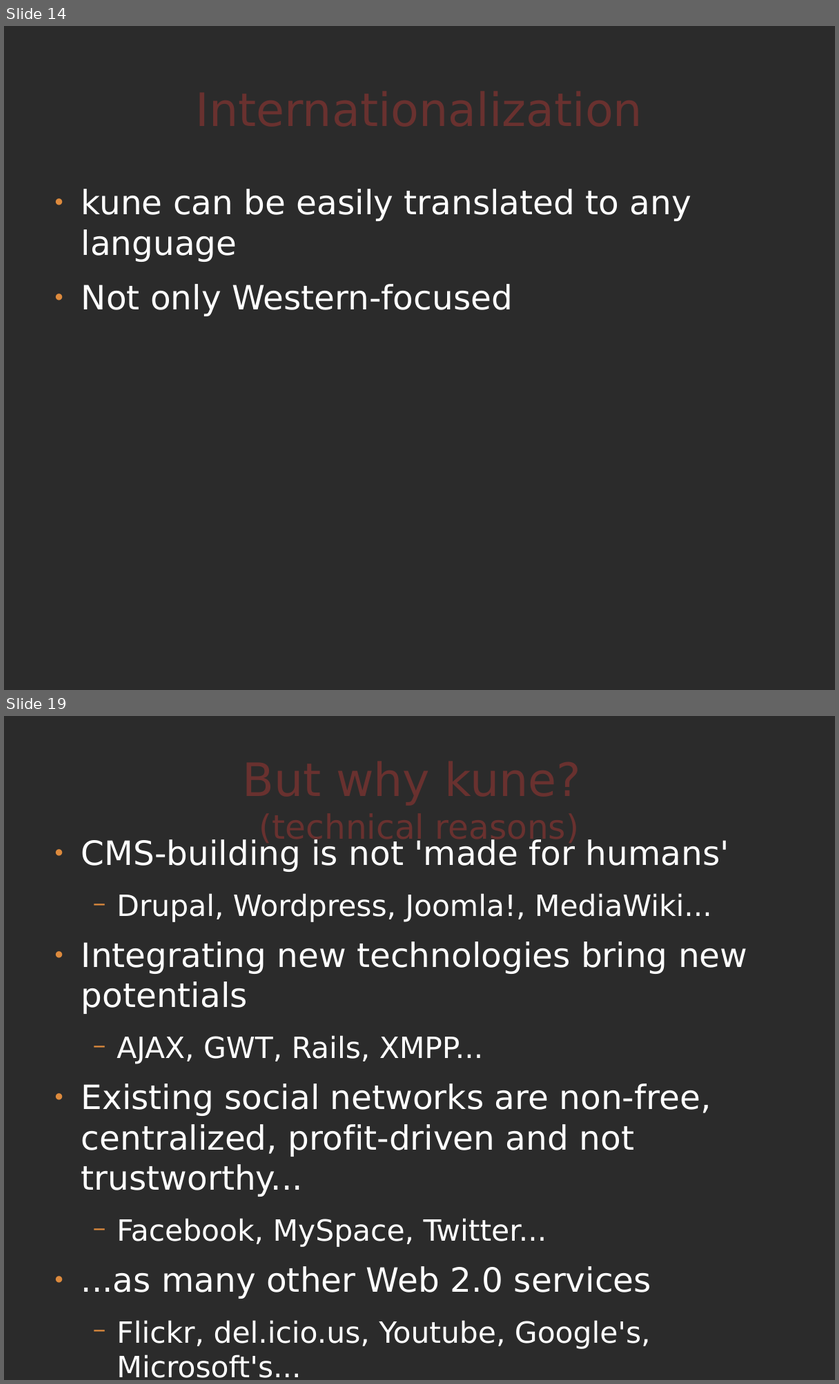
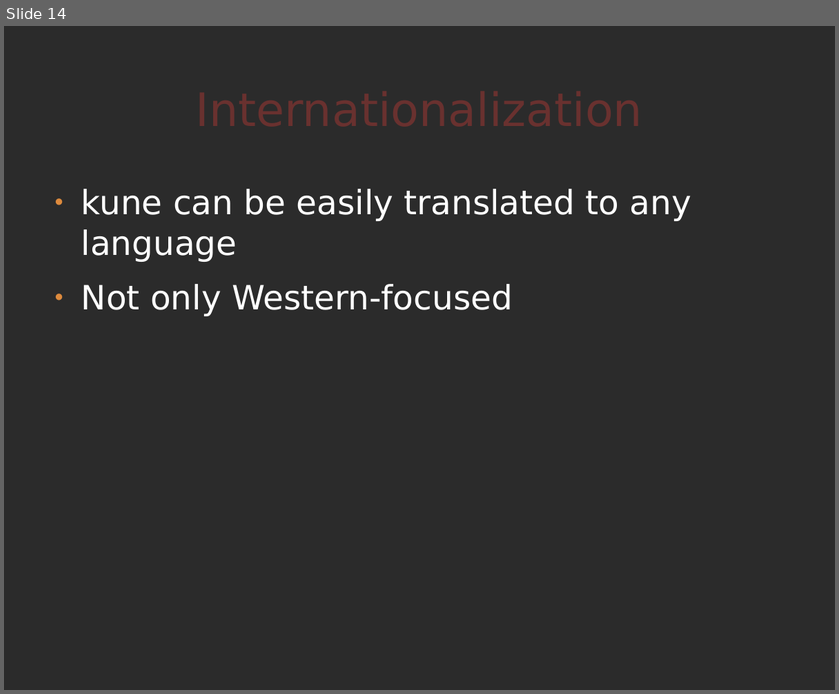
Before and after one commit to comunes/kune, a slide deck: doc/kune-ene-09.odp. Shown one above the other, each under a label of ours: slides 14 and 19 before the commit, slide 14 after it; the slides between them are not shown. The pictures are 839x1384 and 839x694 pixels, drawn with LibreOffice and Linux fonts; fonts in the diff are those of the drawing; background and template pictures are left out; a plain dark background stands for a picture behind light text. Boxes give left, top, right and bottom in pixels: in the first picture for what was removed or moved away, otherwise in the second. Text is boxed around its words. In the diff, an @@ line names an element or a change of style, - is before the commit and + after.

```diff
--- a/doc/kune-ene-09.odp
+++ b/doc/kune-ene-09.odp
@@ slide 19 removed at bbox=[4, 716, 835, 1380], background picture (left out) @@
@@ title removed at bbox=[259, 813, 579, 846] @@
-But why kune?
-(technical reasons)
@@ text removed at bbox=[81, 838, 747, 1378] @@
-● CMS-building is not 'made for humans'
-  − Drupal, Wordpress, Joomla!, MediaWiki...
-● Integrating new technologies bring new potentials
-  − AJAX, GWT, Rails, XMPP...
-● Existing social networks are non-free, centralized, profit-driven and not trustworthy...
-  − Facebook, MySpace, Twitter...
-● ...as many other Web 2.0 services
-  − Flickr, del.icio.us, Youtube, Google's, Microsoft's...
```
Also in this commit, not shown: 5 slides changed, 3 slides added, 1 other slide removed, 2 other files.
